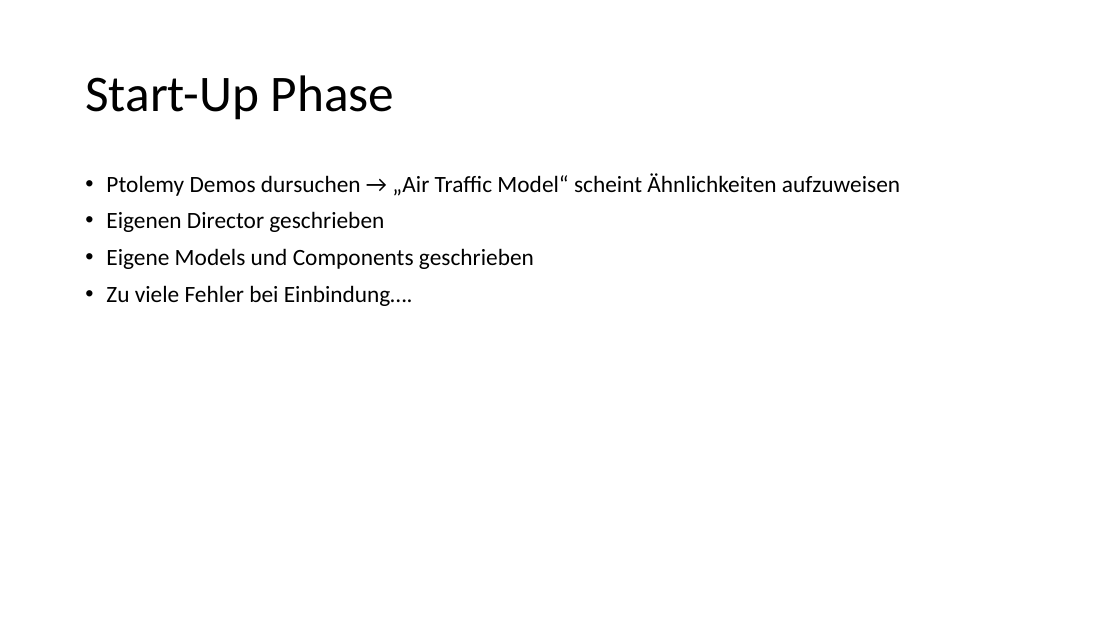
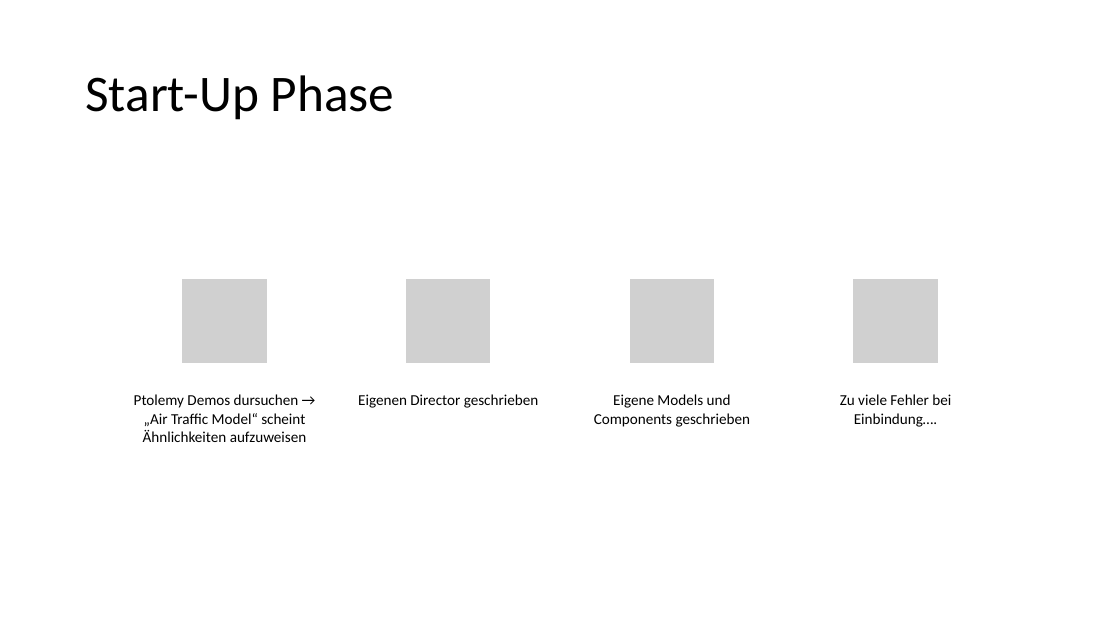
Before and after one commit to code-drey/car_simulation, a slide deck: slide 3 of Presentation/Traffic-flow-modeling-and-analysis.pptx. Drawn at 1120x630 pixels with LibreOffice and Linux fonts; fonts in the diff are those of the drawing; grey boxes stand for pictures. Boxes give left, top, right and bottom in pixels: in the first picture for what was removed or moved away, otherwise in the second. Text is boxed around its words. In the diff, an @@ line names an element or a change of style, - is before the commit and + after.

```diff
--- a/Presentation/Traffic-flow-modeling-and-analysis.pptx
+++ b/Presentation/Traffic-flow-modeling-and-analysis.pptx
@@ text removed at bbox=[106, 173, 900, 306] @@
-• Ptolemy Demos dursuchen → „Air Traffic Model“ scheint Ähnlichkeiten aufzuweisen
-• Eigenen Director geschrieben
-• Eigene Models und Components geschrieben
-• Zu viele Fehler bei Einbindung….
@@ group added at bbox=[134, 278, 951, 442]: 4 pictures, 4 texts @@
+Ptolemy Demos dursuchen → „Air Traffic Model“ scheint Ähnlichkeiten aufzuweisen
+Eigenen Director geschrieben
+Eigene Models und Components geschrieben
+Zu viele Fehler bei Einbindung….
```
Also in this commit, not shown: 6 other slides changed, 1 slide added, 1 slide removed.
